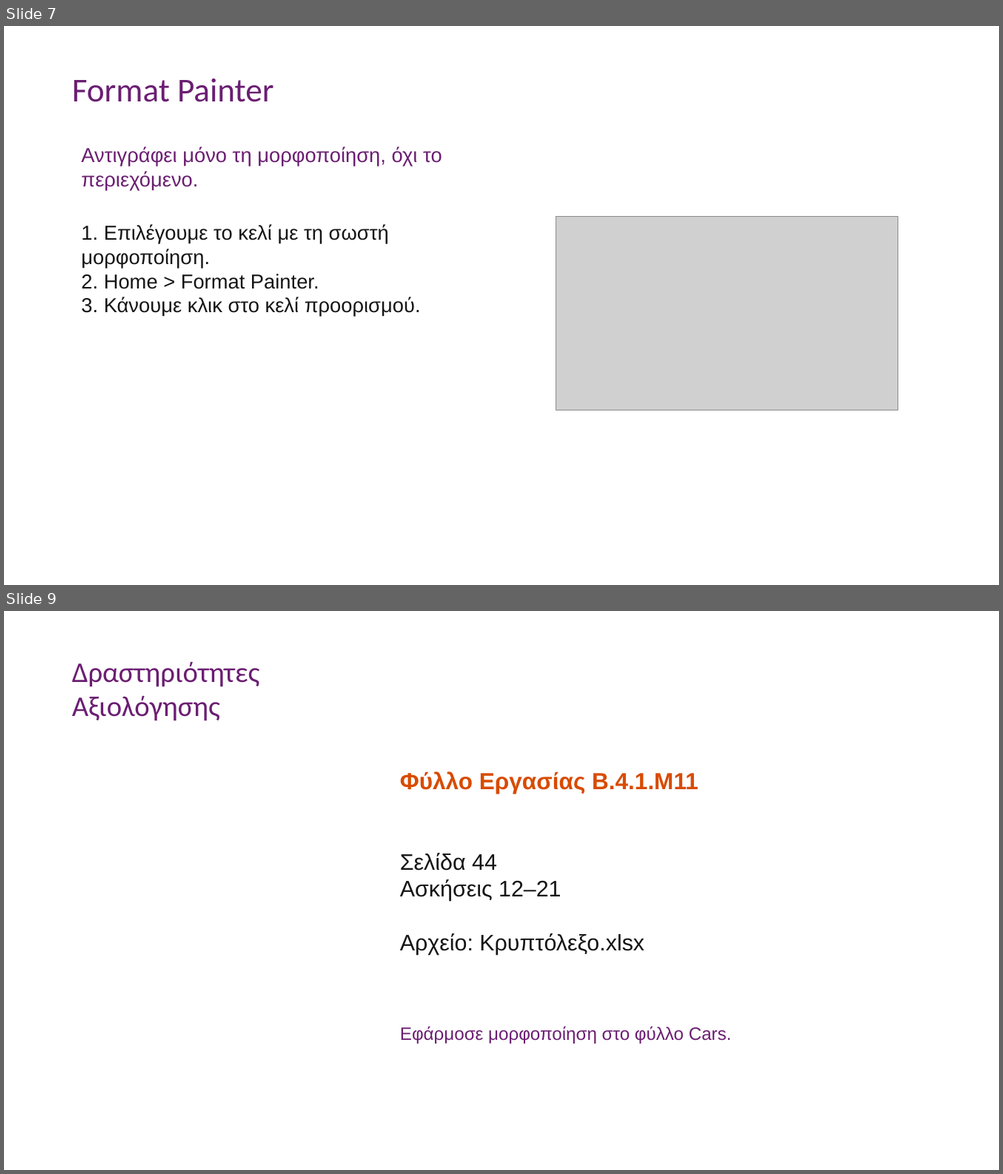
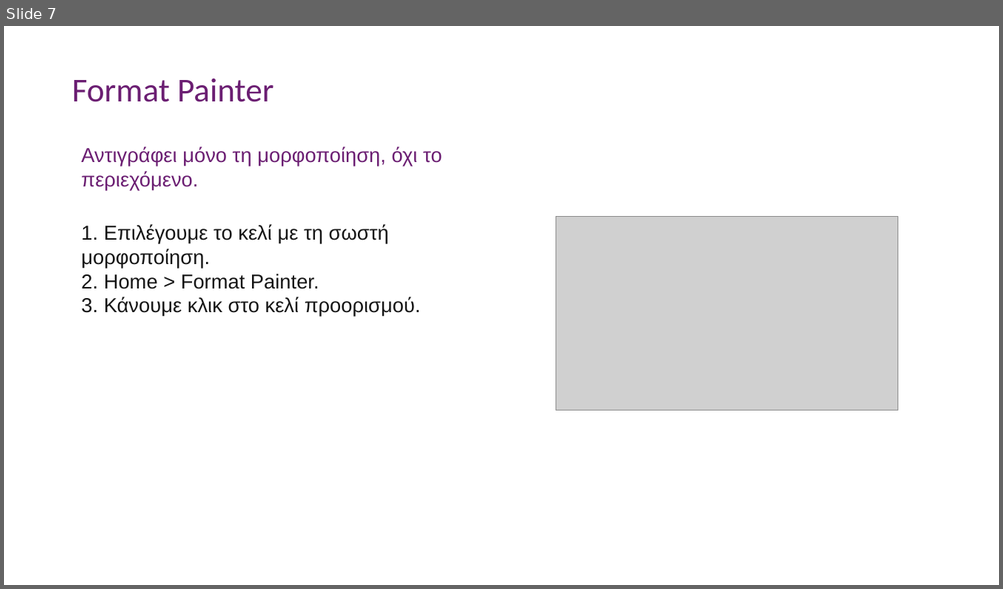
Before and after one commit to aristos32/education, a slide deck: schools-presentations/B Gymnasiou/B41M11 - Βασική Μορφοποίηση Υπολογιστικού Φύλλου.pptx. Shown one above the other, each under a label of ours: slides 7 and 9 before the commit, slide 7 after it; the slides between them are not shown. The pictures are 1003x1174 and 1003x589 pixels, drawn with LibreOffice and Linux fonts; fonts in the diff are those of the drawing; grey boxes stand for pictures. Boxes give left, top, right and bottom in pixels: in the first picture for what was removed or moved away, otherwise in the second. Text is boxed around its words. In the diff, an @@ line names an element or a change of style, - is before the commit and + after.

```diff
--- a/schools-presentations/B Gymnasiou/B41M11 - Βασική Μορφοποίηση Υπολογιστικού Φύλλου.pptx
+++ b/schools-presentations/B Gymnasiou/B41M11 - Βασική Μορφοποίηση Υπολογιστικού Φύλλου.pptx
@@ slide 9 removed at box(4, 611, 999, 1170), background #FFFFFF @@
@@ text removed at box(72, 661, 260, 721) @@
-Δραστηριότητες Αξιολόγησης
@@ text removed at box(400, 772, 698, 794) @@
-Φύλλο Εργασίας Β.4.1.M11
@@ text removed at box(400, 853, 644, 955) @@
-Σελίδα 44
-Ασκήσεις 12–21
-Αρχείο: Κρυπτόλεξο.xlsx
@@ text removed at box(400, 1026, 731, 1044) @@
-Εφάρμοσε μορφοποίηση στο φύλλο Cars.
```
Also in this commit, not shown: 1 other slide removed, 10 other files.
